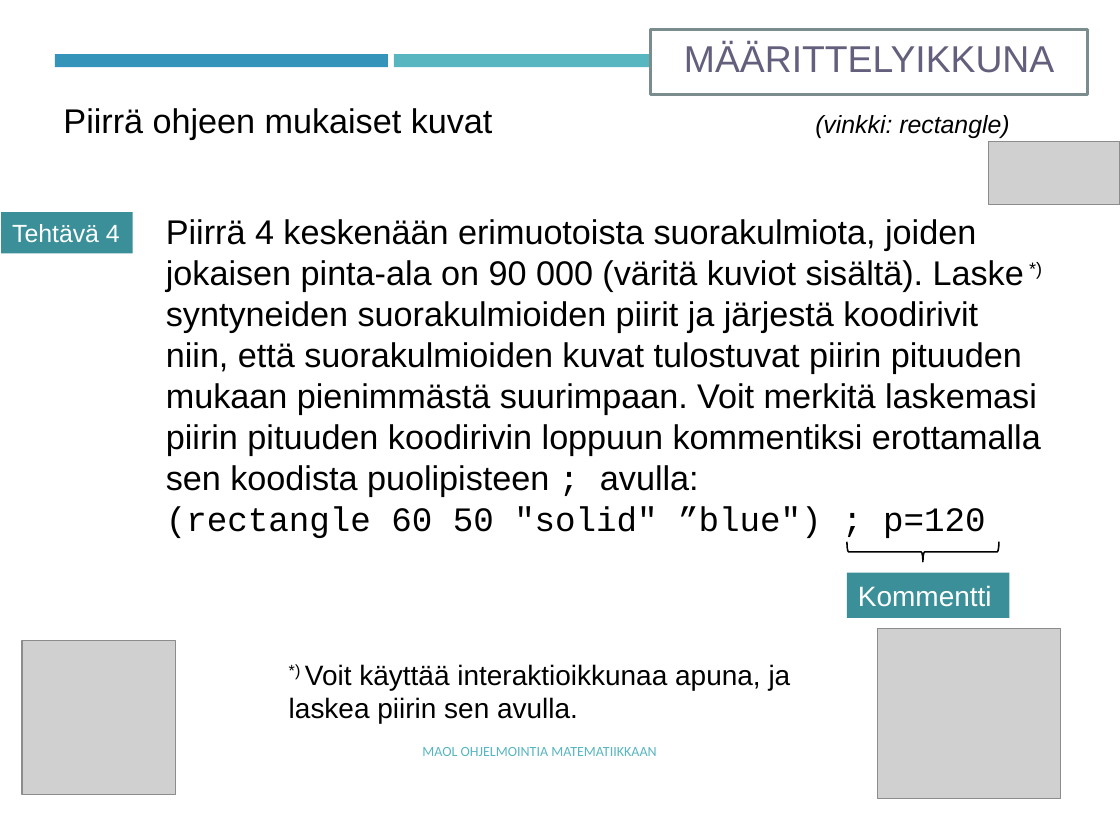
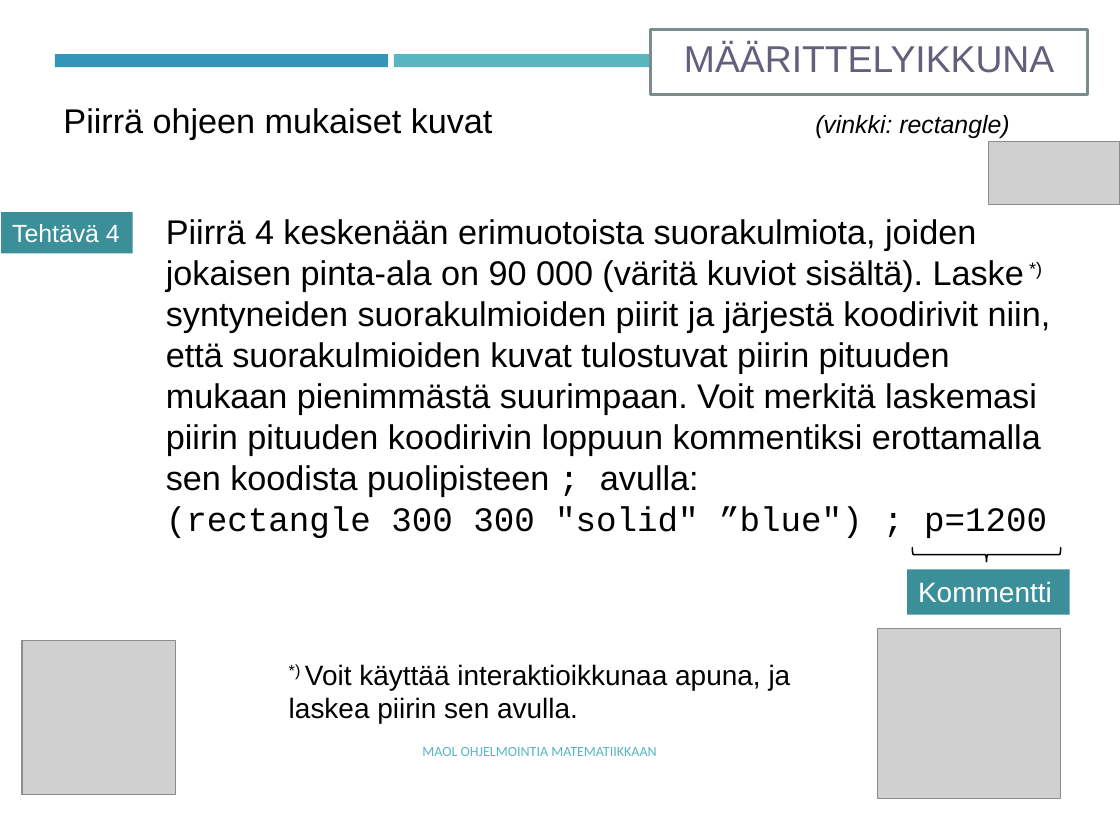
Before and after one commit to tyynetyyne/tyynetyyne.github.io, a slide deck: slide 9 of tehtavat/tiedostot/maol/power_point/Racket-MAOL-5-6-kuvat.pptx. Drawn at 1120x840 pixels with LibreOffice and Linux fonts; fonts in the diff are those of the drawing; grey boxes stand for pictures. Boxes give left, top, right and bottom in pixels: in the first picture for what was removed or moved away, otherwise in the second. Text is boxed around its words. In the diff, an @@ line names an element or a change of style, - is before the commit and + after.

```diff
--- a/tehtavat/tiedostot/maol/power_point/Racket-MAOL-5-6-kuvat.pptx
+++ b/tehtavat/tiedostot/maol/power_point/Racket-MAOL-5-6-kuvat.pptx
@@ text at [166, 506, 1047, 538]: text changed @@
-(rectangle 60 50 "solid" ”blue") ; p=120
+(rectangle 300 300 "solid" ”blue") ; p=1200
@@ rectangle "Kommentti": place and size @@
-rectangle "Kommentti" at [847, 572, 1009, 617]
+rectangle "Kommentti" at [907, 569, 1070, 614]
@@ left brace: place and size @@
-left brace at [847, 542, 999, 562]
+left brace at [912, 547, 1060, 562]
```
Also in this commit, not shown: 1 other slide changed, 6 other files.
